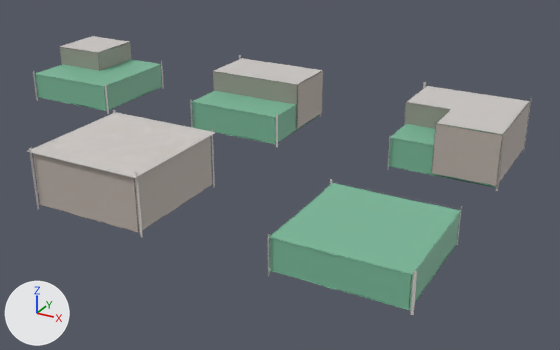
An edit to the FBX model Assets/Resources/Chunk/Terrain.fbx, drawn before and after from the same camera.
One viewpoint serves both versions: a camera (50 mm lens) standing at (18.4, -31.2, 13.0) and looking at (3.4, -4.0, -0.6). The lights are fixed; the arrows at lower left show +X, +Y and +Z. Where no turn or scale is listed for an object, it has been applied to the vertices.

The first picture shows 'Ground', 'StoneEdge-0', 'StoneEdge-1', 'StoneEdge-2', 'Water'.
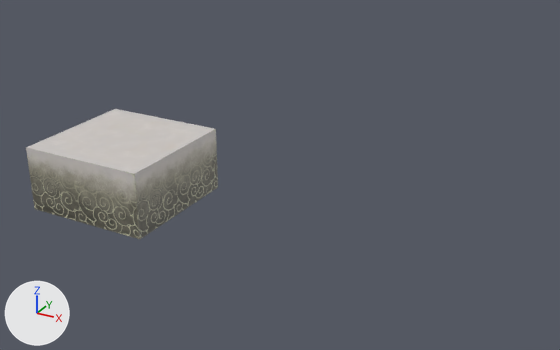
Location of each change, (x1, y1, x2, y2) in pixels of the pictures (560 x 350 px):
'Ground', reshaped
    before: (27, 110, 216, 238)
    after: (26, 109, 218, 239)
'Water', deleted (green)
    before: (268, 179, 462, 315)
'StoneEdge-2', deleted
    before: (387, 82, 531, 191)
'StoneEdge-0', deleted
    before: (190, 55, 323, 148)
'StoneEdge-1', deleted
    before: (33, 36, 164, 114)

The change in detail:
Picture 'Tex_SS_Section.png' (img_tex_ss_section_png) is new.
Material 'Mat_SS_Section' (mat_mat_ss_section) is new.
Its texture is img_tex_ss_section_png (with its transparency).
me_cube_009 is used by ob_ground; location (0.0, -10.0, 0.0).
me_cube_009 had 24 vertices, 6 faces and spanned x -2.5..2.5, y -2.5..2.5, z 0.0..2.5.
me_cube_009 now has 8 vertices, 6 faces and spans x -2.5..2.5, y -2.5..2.5, z 0.0..2.5.
me_cube_009 part 1: the whole mesh is rebuilt.
me_cube_009 now uses material mat_mat_ss_section (picture img_tex_ss_section_png).
Object 'Water' (ob_water) is deleted.
Object 'StoneEdge-1' (ob_stoneedge_1) is deleted.
Object 'StoneEdge-2' (ob_stoneedge_2) is deleted.
Object 'StoneEdge-0' (ob_stoneedge_0) is deleted.
